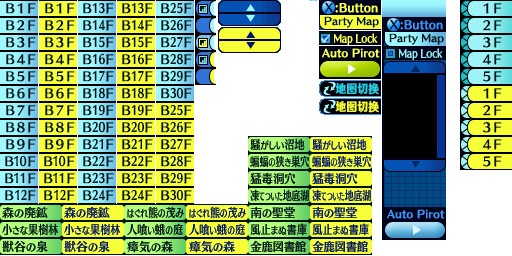
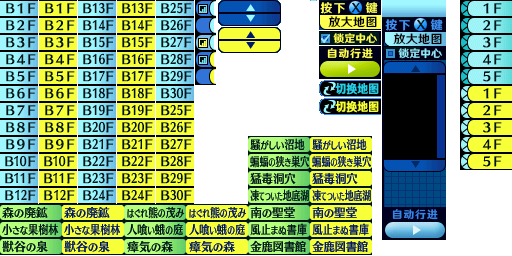
Layered file, before and after one edit (512px x 256px). Changes by layer:
added layer "图层 8" above "切换地图" over [319, 0, 446, 221]
renamed "地图切换" to "切换地图", painted on it over [335, 101, 379, 113]
renamed "地图切换" to "切换地图", painted on it over [335, 83, 379, 95]
